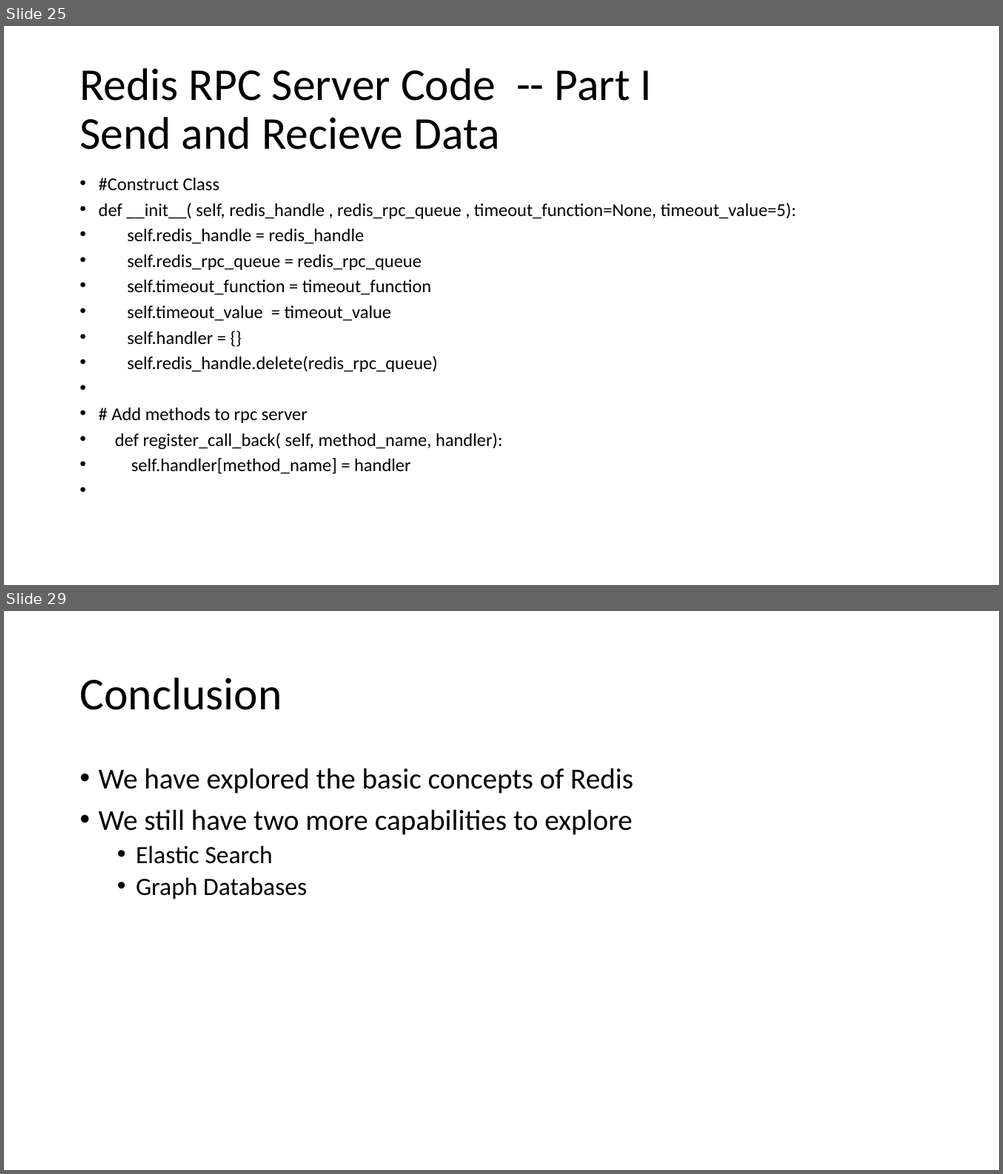
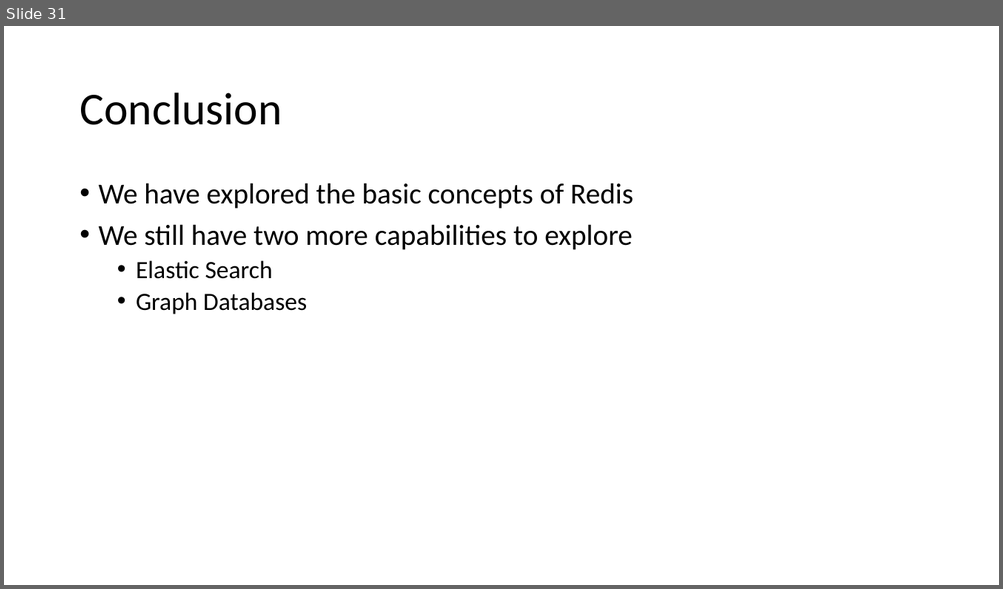
Before and after one commit to NanoDataCenter/nano_data_center, a slide deck: presentations/session_2/Redis Data Base.pptx. Shown one above the other, each under a label of ours: slides 25 and 29 before the commit, slide 31 after it; the slides between them are not shown. The pictures are 1003x1174 and 1003x589 pixels, drawn with LibreOffice and Linux fonts; fonts in the diff are those of the drawing. Boxes give left, top, right and bottom in pixels: in the first picture for what was removed or moved away, otherwise in the second. Text is boxed around its words. In the diff, an @@ line names an element or a change of style, - is before the commit and + after.

```diff
--- a/presentations/session_2/Redis Data Base.pptx
+++ b/presentations/session_2/Redis Data Base.pptx
@@ slide 25 removed at (4, 26, 999, 585), background #FFFFFF @@
@@ title removed at (79, 68, 652, 150) @@
-Redis RPC Server Code -- Part I
-Send and Recieve Data
@@ text removed at (99, 178, 796, 474) @@
-• #Construct Class
-• def __init__( self, redis_handle , redis_rpc_queue , timeout_function=None, timeout_value=5):
-• self.redis_handle = redis_handle
-• self.redis_rpc_queue = redis_rpc_queue
-• self.timeout_function = timeout_function
-• self.timeout_value = timeout_value
-• self.handler = {}
-• self.redis_handle.delete(redis_rpc_queue)
-• # Add methods to rpc server
-• def register_call_back( self, method_name, handler):
-• self.handler[method_name] = handler
@@ what was slide 29 is now slide 31 @@
```
Also in this commit, not shown: 5 slides changed, 17 slides added, 14 other slides removed, 19 other files.
